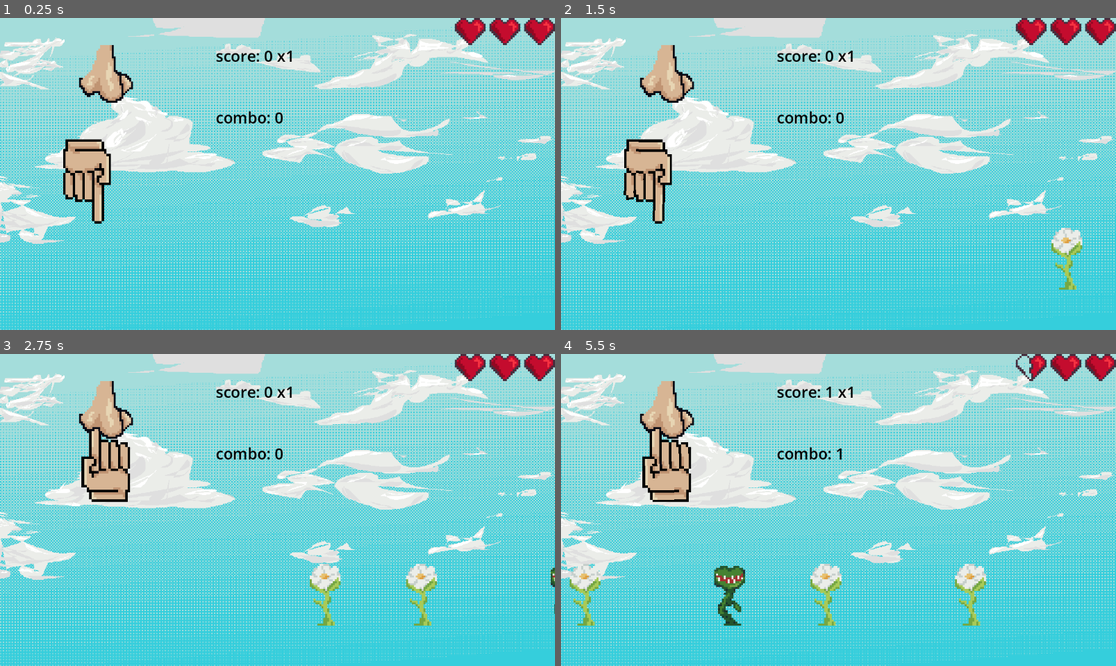
Above: before the commit, frames 1-4 (two rows, left to right).
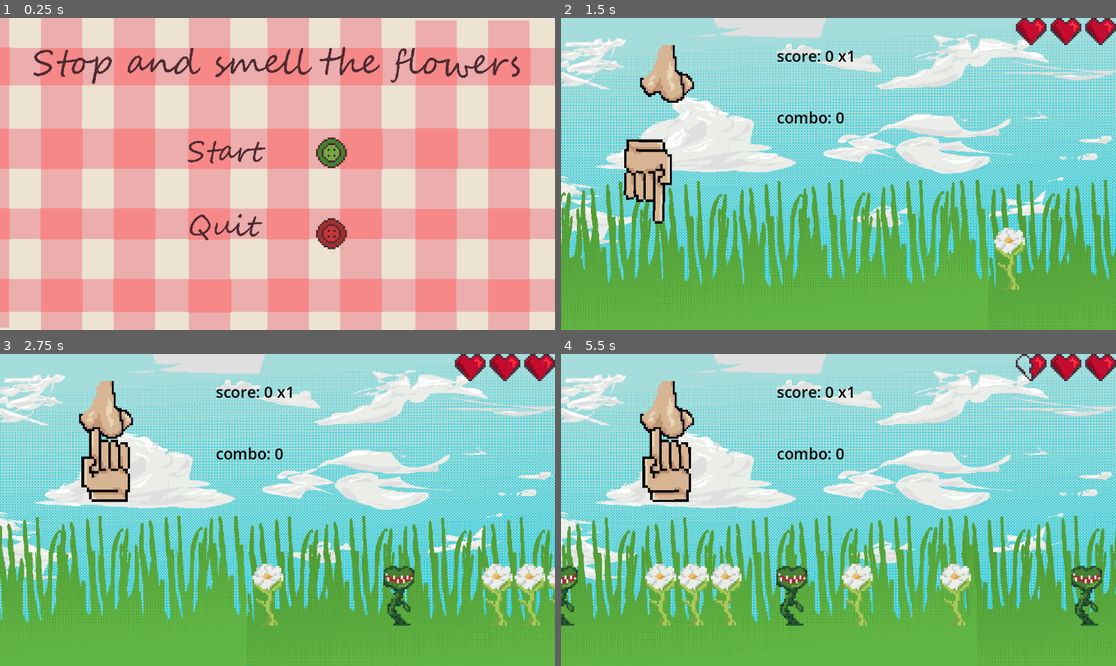
Above: after the commit, the same moments.

Repository: Lonely-Corner/SussexHackathon2026
Game: Godot game, scene res://Scenes/StartMenu.tscn
Same seed, same stepped clock (60 frames per second), same inputs: the game is played once before the commit and once after it. Before the commit the project starts from res://Scenes/Main.tscn.
Inputs (mouse positions are in pixels of both pictures, inside the frame that each line leads up to):
- Up to frame 1 (0.25 s): no input
- Up to frame 2 (1.5 s): click (894, 152) at 0.52 s; tap Enter (enter) at 1.25, 1.35 s
- Up to frame 3 (2.75 s): tap Enter (enter) at 2.1 s
- Up to frame 4 (5.5 s): hold Space (space) 2.78-3.53 s; tap Enter (enter) at 3.05, 3.6, 4.35, 5.3 s; tap Space (space) at 5.1 s

The runs differ from the first frame. In frame 1, 99% of the frame differs, in the area x 0-100%, y 0-100%; in frame 2, 34%; in frame 3, 35%; in frame 4, 36%.

Commit message:
moving grass + death fix
Co-Authored-By: Immanuel Sounthonevichit <immansounthon@protonmail.com>

Diff:
--- a/Scenes/Main.tscn
+++ b/Scenes/Main.tscn
@@ -3,9 +3,11 @@
 [ext_resource type="Script" uid="uid://c0gpina7fds11" path="res://Scripts/Spawn.gd" id="1_kln2b"]
 [ext_resource type="PackedScene" uid="uid://bllkarx7c5knp" path="res://Scenes/Finger.tscn" id="2_idj7w"]
 [ext_resource type="Texture2D" uid="uid://c4qvasn4e0m1b" path="res://Assets/sky background.png" id="2_pbw6q"]
+[ext_resource type="Texture2D" uid="uid://bxqmnrms60xc3" path="res://Assets/grass.png" id="3_50glp"]
 [ext_resource type="PackedScene" uid="uid://bj2bgx71kx0ye" path="res://Scenes/Zone.tscn" id="3_kln2b"]
 [ext_resource type="PackedScene" uid="uid://djlwl0f2hg2cj" path="res://Scenes/Nose.tscn" id="4_rgh2o"]
 [ext_resource type="PackedScene" uid="uid://b7akyfk27rlk7" path="res://Scenes/HeartsContainer.tscn" id="6_v1gob"]
+[ext_resource type="AudioStream" uid="uid://dvgbf100wgis2" path="res://Assets/HakathonSong.wav" id="7_jw32o"]
 
 [node name="Game" type="Node2D" unique_id=834624864 node_paths=PackedStringArray("zone")]
 script = ExtResource("1_kln2b")
@@ -16,6 +18,24 @@
 offset_right = 1152.0
 offset_bottom = 648.0
 texture = ExtResource("2_pbw6q")
+expand_mode = 1
+
+[node name="Grass1" type="TextureRect" parent="." unique_id=569953583]
+texture_filter = 1
+offset_left = -16.0
+offset_top = 336.0
+offset_right = 1152.0
+offset_bottom = 648.0
+texture = ExtResource("3_50glp")
+expand_mode = 1
+
+[node name="Grass2" type="TextureRect" parent="." unique_id=1692605385]
+texture_filter = 1
+offset_left = 1152.0
+offset_top = 336.0
+offset_right = 2328.0
+offset_bottom = 648.0
+texture = ExtResource("3_50glp")
 expand_mode = 1
 
 [node name="ComboCounter" type="Label" parent="." unique_id=1080415226]
@@ -61,3 +81,7 @@
 grow_horizontal = 1
 grow_vertical = 1
 alignment = 2
+
+[node name="AudioStreamPlayer2D" type="AudioStreamPlayer2D" parent="." unique_id=1443477025]
+stream = ExtResource("7_jw32o")
+autoplay = true
--- /dev/null
+++ b/Scenes/StartMenu.tscn
@@ -0,0 +1,48 @@
+[gd_scene format=3 uid="uid://dsyhsfojydvwb"]
+
+[ext_resource type="Texture2D" uid="uid://bbl7qanymh34i" path="res://Assets/title screen.png" id="1_dl0pg"]
+[ext_resource type="Script" uid="uid://b533m2m4024lq" path="res://Scripts/StartMenu.gd" id="1_h303d"]
+[ext_resource type="Texture2D" uid="uid://drfskjqx75eiv" path="res://Assets/green button.png" id="2_h303d"]
+[ext_resource type="Texture2D" uid="uid://c3bhg3hm22a8e" path="res://Assets/red button.png" id="3_ujd4t"]
+
+[node name="Control" type="Control" unique_id=1636426626]
+layout_mode = 3
+anchors_preset = 15
+anchor_right = 1.0
+anchor_bottom = 1.0
+grow_horizontal = 2
+grow_vertical = 2
+script = ExtResource("1_h303d")
+
+[node name="TextureRect" type="TextureRect" parent="." unique_id=1333047871]
+texture_filter = 1
+layout_mode = 0
+offset_right = 1152.0
+offset_bottom = 648.0
+texture = ExtResource("1_dl0pg")
+expand_mode = 1
+
+[node name="Button" type="Button" parent="." unique_id=2001068678]
+texture_filter = 1
+layout_mode = 0
+offset_left = 640.0
+offset_top = 232.0
+offset_right = 664.0
+offset_bottom = 256.0
+scale = Vector2(4, 4)
+icon = ExtResource("2_h303d")
+flat = true
+
+[node name="Button2" type="Button" parent="." unique_id=1319882264]
+texture_filter = 1
+layout_mode = 0
+offset_left = 640.0
+offset_top = 400.0
+offset_right = 656.0
+offset_bottom = 416.0
+scale = Vector2(4, 4)
+icon = ExtResource("3_ujd4t")
+flat = true
+
+[connection signal="pressed" from="Button" to="." method="_on_button_pressed"]
+[connection signal="pressed" from="Button2" to="." method="_on_button_2_pressed"]
--- a/Scripts/Spawn.gd
+++ b/Scripts/Spawn.gd
@@ -11,13 +11,53 @@
 func _ready() -> void:
 	heartsContainer.setMaxHearts(3)
 
-	spawnPlant("flower", 1500)
-	spawnPlant("flower", 1700)
-	spawnPlant("weed", 2000)
-	spawnPlant("flower", 2200)
-	spawnPlant("flower", 2500)
-	spawnPlant("flower", 3000)
-	spawnPlant("flower", 3500)
+	spawnPlant("flower", 1196)
+	spawnPlant("weed", 1468)
+	spawnPlant("flower", 1672)
+	spawnPlant("flower", 1740)
+	spawnPlant("flower", 1808)
+	spawnPlant("weed", 1944)
+	spawnPlant("flower", 2080)
+
+	spawnPlant("flower", 2284)
+	spawnPlant("weed", 2556)
+	spawnPlant("flower", 2760)
+	spawnPlant("flower", 2828)
+	spawnPlant("flower", 2896)
+	spawnPlant("weed", 3032)
+	spawnPlant("flower", 3168)
+
+	spawnPlant("flower", 3372)
+	spawnPlant("weed", 3644)
+	spawnPlant("flower", 3848)
+	spawnPlant("flower", 3916)
+	spawnPlant("flower", 3984)
+	spawnPlant("weed", 4120)
+	spawnPlant("flower", 4256)
+
+	spawnPlant("flower", 4460)
+	spawnPlant("weed", 4732)
+	spawnPlant("flower", 4936)
+	spawnPlant("flower", 5004)
+	spawnPlant("flower", 5072)
+	spawnPlant("weed", 5208)
+	spawnPlant("flower", 5344)
+
+	spawnPlant("flower", 5548)
+	spawnPlant("weed", 5820)
+	spawnPlant("flower", 6024)
+	spawnPlant("flower", 6092)
+	spawnPlant("flower", 6160)
+	spawnPlant("weed", 6296)
+	spawnPlant("flower", 6432)
+
+	spawnPlant("flower", 6568)
+	spawnPlant("flower", 6704)
+	spawnPlant("flower", 7112)
+	spawnPlant("flower", 7180)
+	spawnPlant("flower", 7316)
+	spawnPlant("flower", 7452)
+	spawnPlant("flower", 7588)
 
 	pass # Replace with function body.
 
@@ -26,8 +66,16 @@
 func _process(_delta: float) -> void:
 	heartsContainer.updateHearts(zone.currentHealth)
 
-	if zone.currentHealth == 0:
+	if zone.currentHealth <= 0:
 		get_tree().quit()
+
+	$Grass1.position -= Vector2(speed, 0)
+	$Grass2.position -= Vector2(speed, 0)
+
+	if $Grass1.position <= Vector2(-1152.0, 336):
+		$Grass1.position = Vector2(1152, 336.0)
+	if $Grass2.position <= Vector2(-1152.0, 336):
+		$Grass2.position = Vector2(1152, 336.0)
 
 	for i in plant_instances:
 		i.position -= Vector2(speed, 0)
--- /dev/null
+++ b/Scripts/StartMenu.gd
@@ -0,0 +1,19 @@
+extends Control
+
+@onready var main = preload("res://Scenes/Main.tscn")
+
+# Called when the node enters the scene tree for the first time.
+func _ready() -> void:
+	pass # Replace with function body.
+
+# Called every frame. 'delta' is the elapsed time since the previous frame.
+func _process(delta: float) -> void:
+	pass
+
+
+func _on_button_pressed() -> void:
+	get_tree().change_scene_to_packed(main)
+
+
+func _on_button_2_pressed() -> void:
+	get_tree().quit()
--- a/project.godot
+++ b/project.godot
@@ -11,7 +11,7 @@
 [application]
 
 config/name="TouchGrassRythmGame"
-run/main_scene="uid://3qfg4mhwpar6"
+run/main_scene="uid://dsyhsfojydvwb"
 config/features=PackedStringArray("4.6", "Forward Plus")
 config/icon="res://Assets/icon.svg"
 
@@ -20,11 +20,13 @@
 space={
 "deadzone": 0.2,
 "events": [Object(InputEventKey,"resource_local_to_scene":false,"resource_name":"","device":-1,"window_id":0,"alt_press …(191 unchanged characters)…
+, Object(InputEventMouseButton,"resource_local_to_scene":false,"resource_name":"","device":-1,"window_id":0,"alt_pressed":false,"shift_pressed":false,"ctrl_pressed":false,"meta_pressed":false,"button_mask":1,"position":Vector2(241, 8),"global_position":Vector2(253, 68),"factor":1.0,"button_index":1,"canceled":false,"pressed":true,"double_click":false,"script":null)
 ]
 }
 enter={
 "deadzone": 0.2,
 "events": [Object(InputEventKey,"resource_local_to_scene":false,"resource_name":"","device":-1,"window_id":0,"alt_press …(195 unchanged characters)…
+, Object(InputEventMouseButton,"resource_local_to_scene":false,"resource_name":"","device":-1,"window_id":0,"alt_pressed":false,"shift_pressed":false,"ctrl_pressed":false,"meta_pressed":false,"button_mask":2,"position":Vector2(291, 13),"global_position":Vector2(303, 73),"factor":1.0,"button_index":2,"canceled":false,"pressed":true,"double_click":false,"script":null)
 ]
 }
 
Not shown, added: Assets/HakathonSong.wav.import
Not shown, added: Assets/grass.png.import
Not shown, added: Scripts/StartMenu.gd.uid
Not shown, added: Assets/HakathonSong.wav
